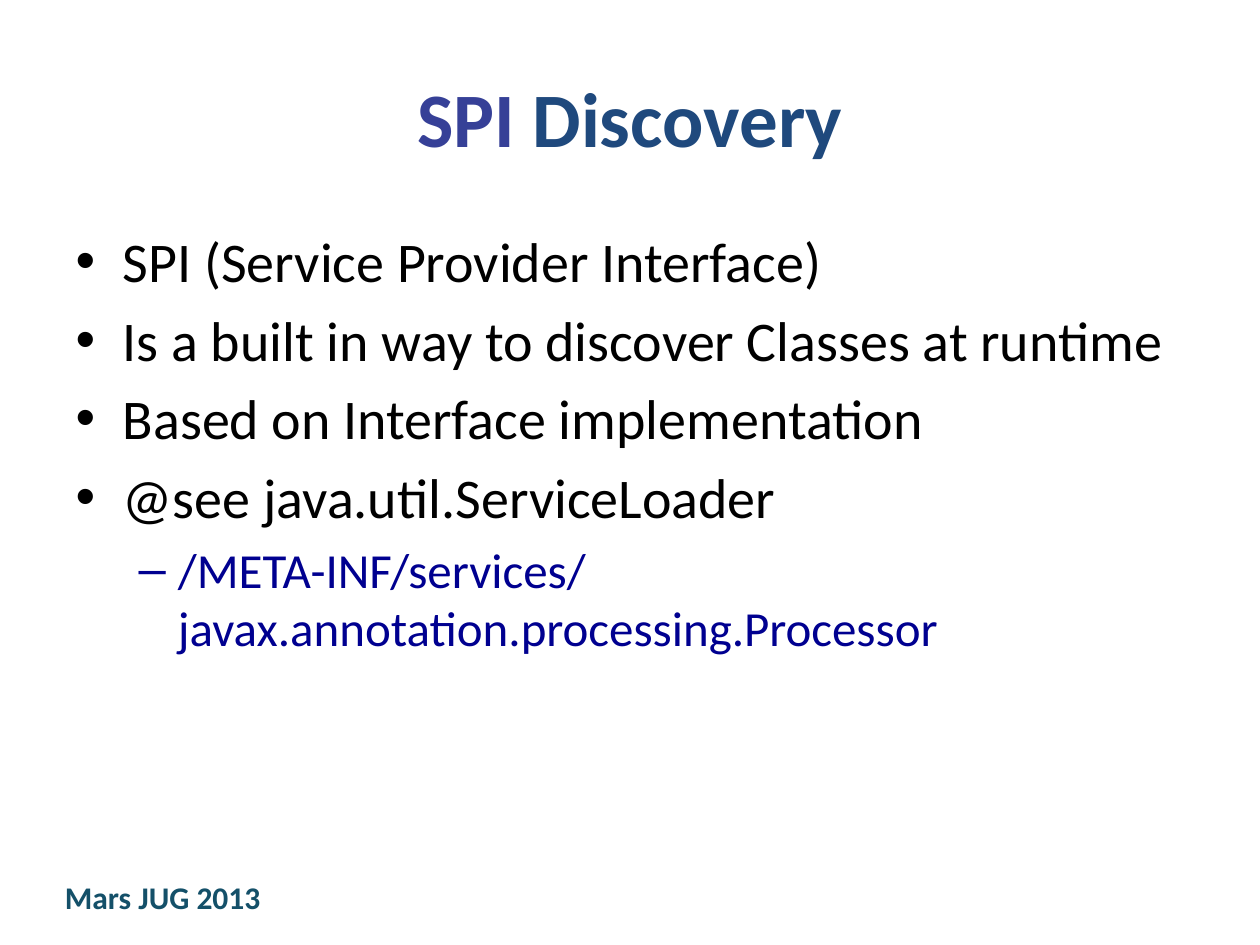
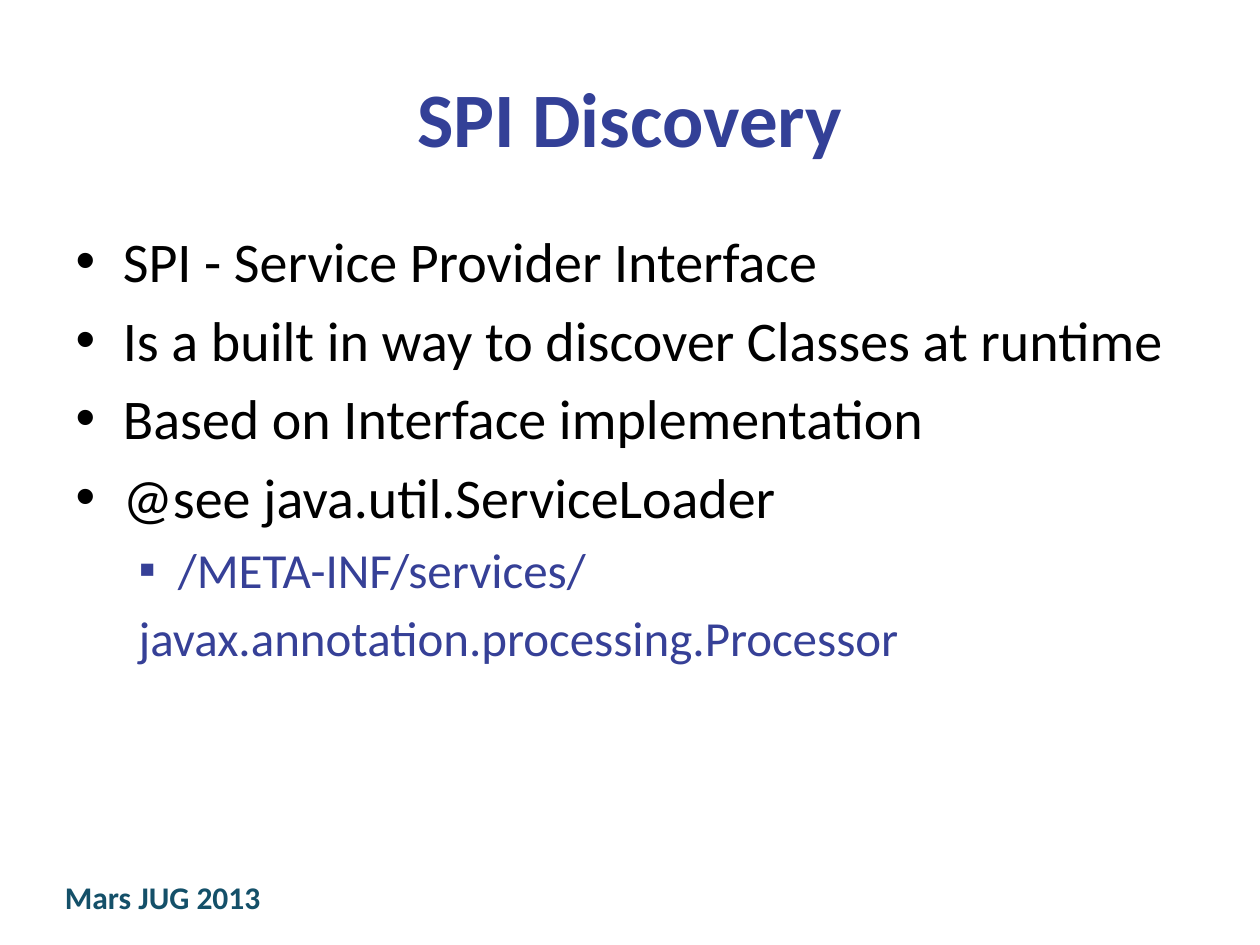
Before and after one commit to JustinRudat/ez18n, a slide deck: slide 19 of ez18n-slides/Jugs2013/SmartAnnotationProcessing_2013.pptx. Drawn at 1260x945 pixels with LibreOffice and Linux fonts; fonts in the diff are those of the drawing; background and template pictures are left out. Boxes give left, top, right and bottom in pixels: in the first picture for what was removed or moved away, otherwise in the second. Text is boxed around its words. In the diff, an @@ line names an element or a change of style, - is before the commit and + after.

```diff
--- a/ez18n-slides/Jugs2013/SmartAnnotationProcessing_2013.pptx
+++ b/ez18n-slides/Jugs2013/SmartAnnotationProcessing_2013.pptx
@@ title "SPI Discovery" at box(417, 93, 842, 159): text colour #364097 to #334097 in "SPI"; text colour #1F497D to #334097 in "Discovery" @@
@@ text at box(123, 243, 817, 283): text changed @@
-• SPI (Service Provider Interface)
+• SPI - Service Provider Interface
@@ text at box(139, 554, 899, 665): text changed; text colour #000090 to #364097 @@
-  – /META-INF/services/javax.annotation.processing.Processor
+  ▪ /META-INF/services/
+  javax.annotation.processing.Processor
```
Also in this commit, not shown: 1 other file.
